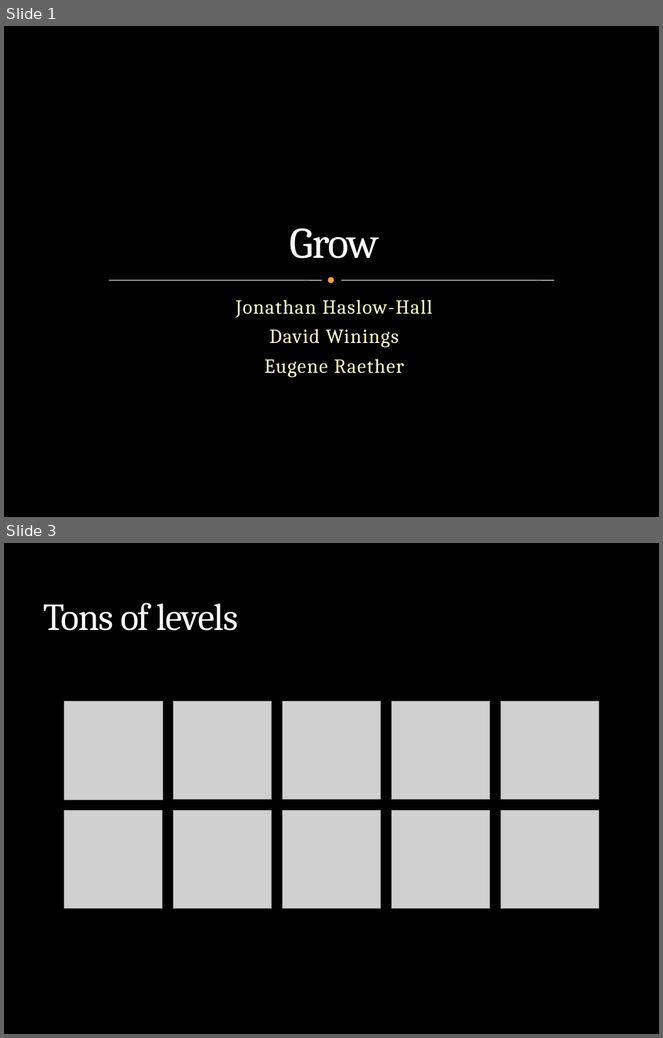
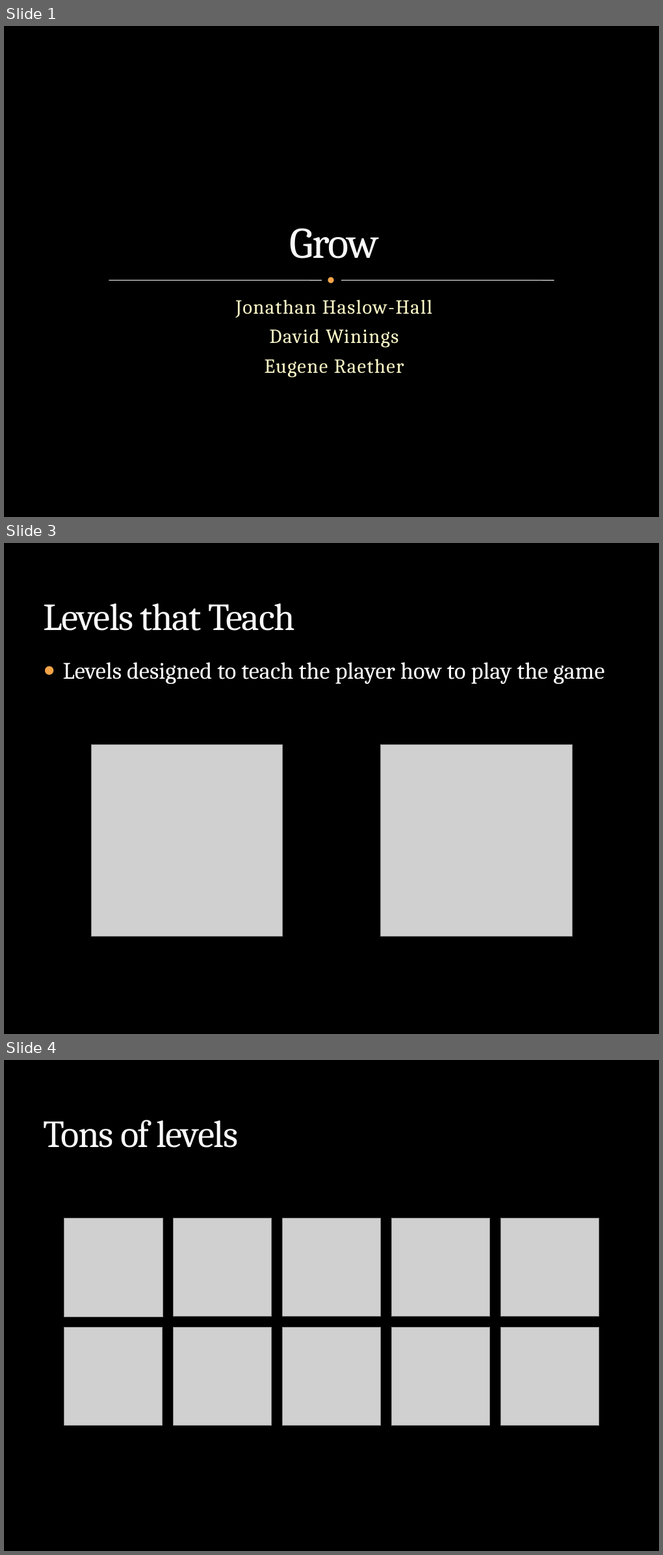
Before and after one commit to dwinings/Grow, a slide deck: CS325 Final Presentation Outline.pptx. Shown one above the other, each under a label of ours: slides 1 and 3 before the commit, slides 1, 3 and 4 after it; the slides between them are not shown. The pictures are 663x1038 and 663x1555 pixels, drawn with LibreOffice and Linux fonts; fonts in the diff are those of the drawing; grey boxes stand for pictures; background and template pictures are left out. Boxes give left, top, right and bottom in pixels: in the first picture for what was removed or moved away, otherwise in the second. Text is boxed around its words. In the diff, an @@ line names an element or a change of style, - is before the commit and + after.

Commit message:
Added pictures to the slides

```diff
--- a/CS325 Final Presentation Outline.pptx
+++ b/CS325 Final Presentation Outline.pptx
@@ slide 3 added at bbox=[4, 543, 659, 1034], background picture (left out) @@
@@ title added at bbox=[43, 603, 295, 631], 42 pt, text #F9F9F9 @@
+Levels that Teach
@@ text added at bbox=[63, 662, 605, 684], 26 pt, text #FFFFFF @@
+● Levels designed to teach the player how to play the game
@@ picture added at bbox=[91, 745, 282, 936] @@
@@ picture added at bbox=[381, 745, 572, 936] @@
@@ what was slide 3 is now slide 4 @@
```
Also in this commit, not shown: 1 slide changed, 1 other slide added, 1 slide removed.
